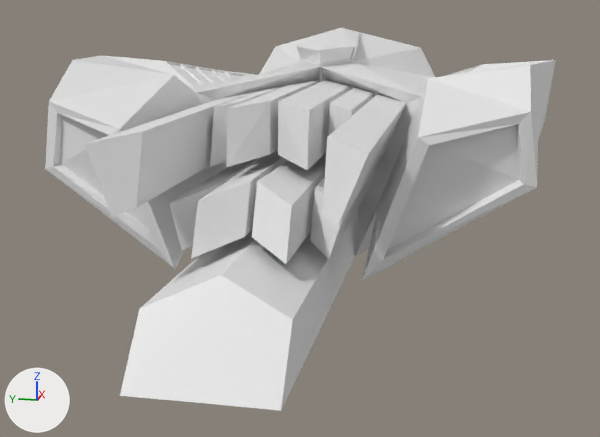
The Blender file Assets/Blender/ShipDesignBatV4.blend, before and after one commit.
Rendered twice from a 50 mm lens placed at (-19.96, -0.32, 4.03), pointed at (-2.53, 3.17, -0.33). Every picture has the same lights, and +X, +Y and +Z are marked at lower left. The same objects are shown in both versions, whatever each file hides.

Objects in the first picture: 'Body'.
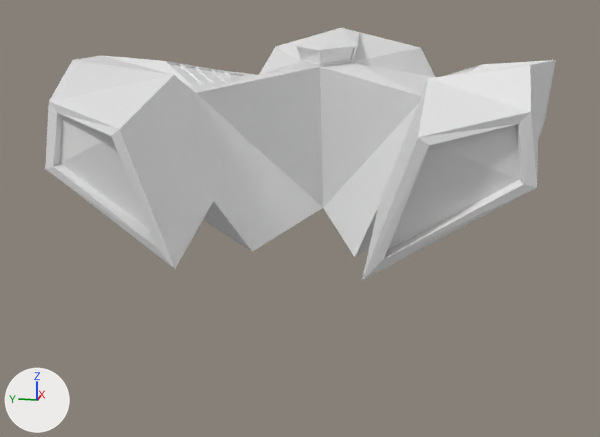
Boxes (x1, y1, x2, y2) around the edits, measured in the pictures (600 x 437 px):
'Body', reshaped (34% shorter): before (45, 28, 556, 411); after (45, 28, 556, 280)
part 1 of me_cube_002, cut back: before (85, 67, 421, 411); after (196, 67, 421, 257)

The change, as a diff of the scene's bpy script:
```diff
--- a/Assets/Blender/ShipDesignBatV4.blend.py
+++ b/Assets/Blender/ShipDesignBatV4.blend.py
@@ me_cube_002 @@
 # used by ob_body; location = (0.0, 2.97, 1.67); scale = (-2.77, -2.43, 1.69)
-me_cube_002.from_pydata(...)  # 266 vertices, 210 faces, 2 loose edges; spans x -2.24..3.73, y -2.08..2.08, z -1.55..1.19
+me_cube_002.from_pydata(...)  # 168 vertices, 136 faces, 2 loose edges; spans x -2.24..2.38, y -2.08..2.08, z -1.55..1.19
+# me_cube_002 part 1
+# 98 vertices are removed from x 0.25..3.73, y -0.84..0.84, z -1.55..0.53
+# 78 faces are deleted
+# 4 new faces join them
```
